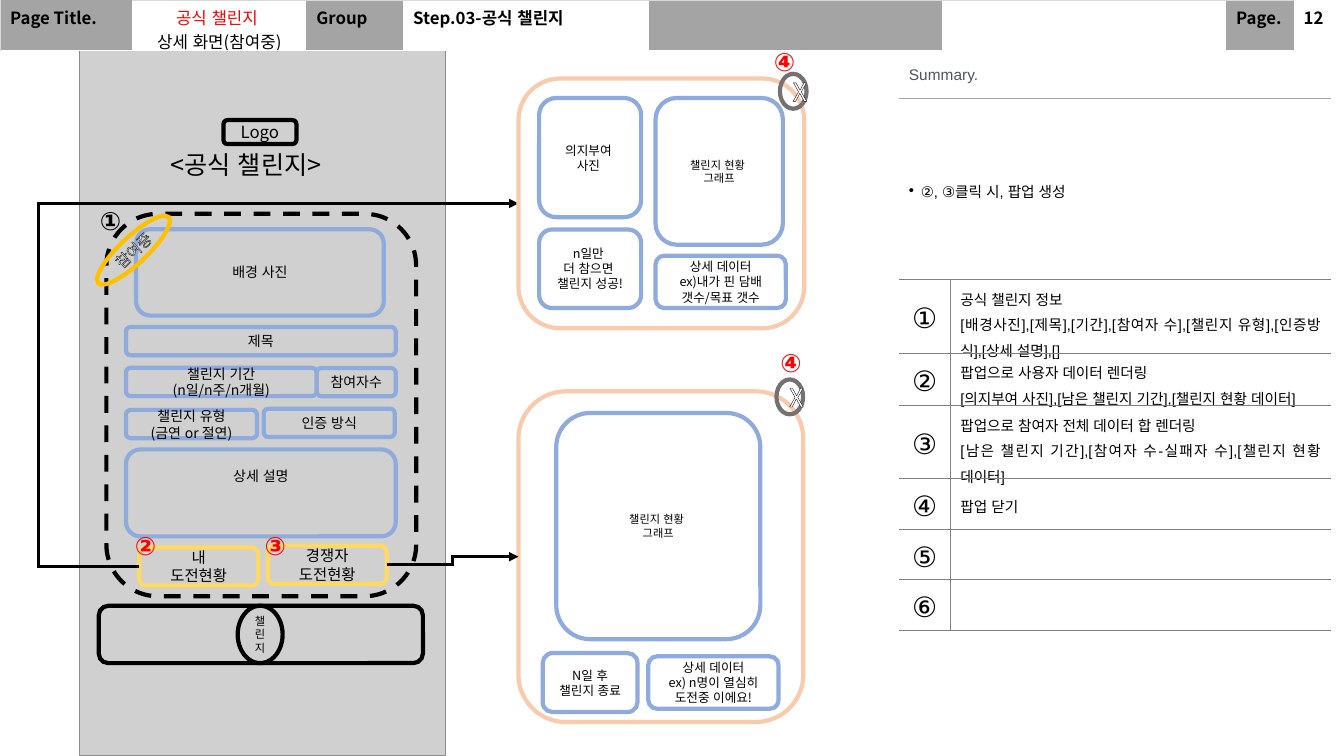
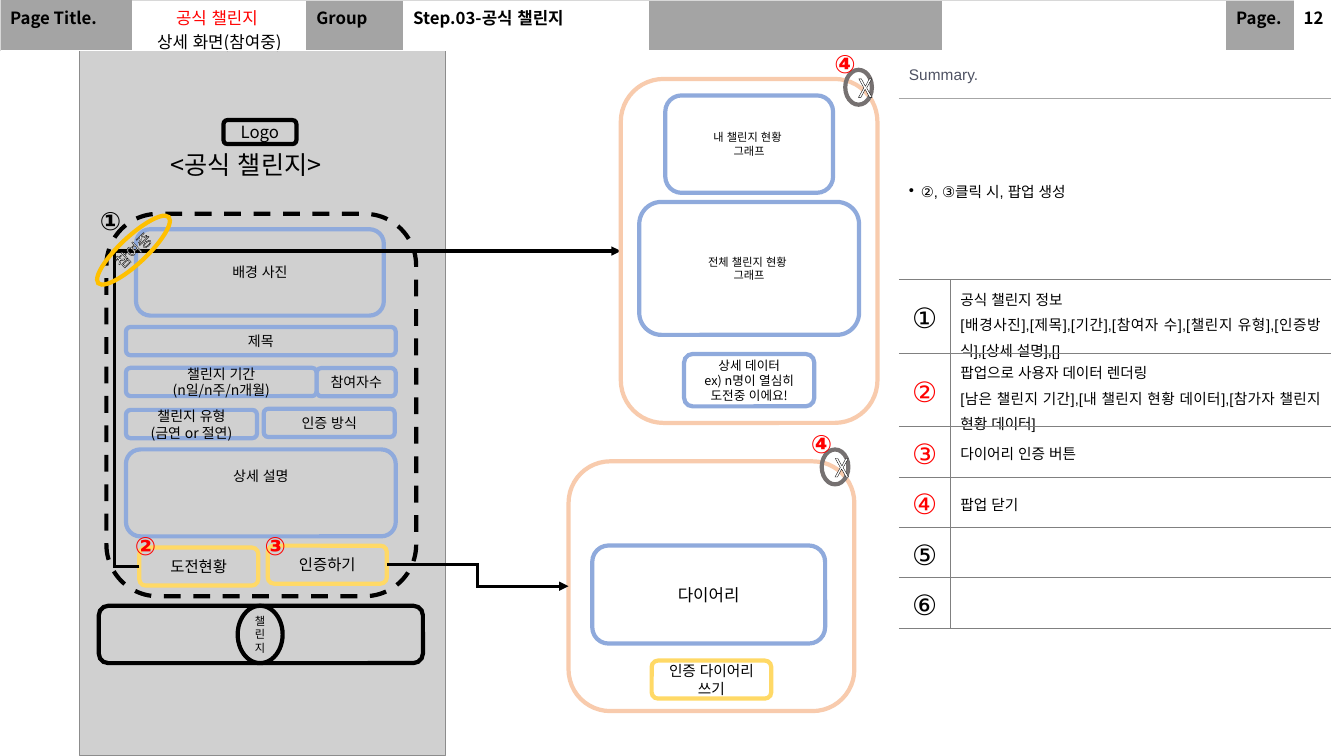
Before and after one commit to SeolMyeongJae/KSA-final-project, a slide deck: slide 14 of 06-최종산출물/UI 및 화면 설계.pptx. Drawn at 1344x756 pixels with LibreOffice and Linux fonts; fonts in the diff are those of the drawing; grey boxes stand for pictures. Boxes give left, top, right and bottom in pixels: in the first picture for what was removed or moved away, otherwise in the second. Text is boxed around its words. In the diff, an @@ line names an element or a change of style, - is before the commit and + after.

```diff
--- a/06-최종산출물/UI 및 화면 설계.pptx
+++ b/06-최종산출물/UI 및 화면 설계.pptx
@@ text "④": place and size @@
-text "④" at (774, 53, 795, 78)
+text "④" at (834, 55, 855, 80)
@@ table at (899, 52, 1331, 620) @@
-row 4, column 2: 팝업으로 사용자 데이터 렌더링 / [의지부여 사진],[남은 챌린지 기간],[챌린지 현황 데이터]
+row 4, column 2: 팝업으로 사용자 데이터 렌더링 / [남은 챌린지 기간],[내 챌린지 현황 데이터],[참가자 챌린지 현황 데이터]
-row 5, column 2: 팝업으로 참여자 전체 데이터 합 렌더링 / [남은 챌린지 기간],[참여자 수-실패자 수],[챌린지 현황 데이터]
+row 5, column 2: 다이어리 인증 버튼
@@ text colour #000000 to #FF0000 in "②", "③", "④" @@
@@ rounded rectangle: place and size @@
-rounded rectangle at (518, 391, 804, 722)
+rounded rectangle at (621, 79, 878, 422)
@@ ellipse "X": place and size @@
-ellipse "X" at (776, 379, 803, 414)
+ellipse "X" at (846, 70, 872, 105)
@@ rounded rectangle removed at (539, 98, 641, 217) @@
-의지부여
-사진
@@ rounded rectangle "내 챌린지 현황": place and size @@
-rounded rectangle "내 챌린지 현황" at (655, 98, 782, 245)
+rounded rectangle "내 챌린지 현황" at (665, 96, 834, 194)
@@ text in rounded rectangle at (713, 131, 782, 142): text changed @@
-챌린지 현황
+내 챌린지 현황
@@ rounded rectangle "전체 챌린지 현황": place and size @@
-rounded rectangle "전체 챌린지 현황" at (557, 413, 761, 639)
+rounded rectangle "전체 챌린지 현황" at (639, 202, 859, 335)
@@ rounded rectangle removed at (539, 230, 641, 309) @@
-n일만
-더 참으면
-챌린지 성공!
@@ elbow arrow moved from (139, 567) - (518, 204) to (139, 567) - (621, 251) @@
@@ rounded rectangle removed at (655, 256, 785, 309) @@
-상세 데이터
-ex)내가 핀 담배 갯수/목표 갯수
@@ text in rounded rectangle at (708, 256, 787, 267): text changed @@
-챌린지 현황
+전체 챌린지 현황
@@ rounded rectangle "상세 데이터": place and size @@
-rounded rectangle "상세 데이터" at (648, 656, 778, 709)
+rounded rectangle "상세 데이터" at (685, 354, 815, 406)
@@ text "④": place and size @@
-text "④" at (780, 354, 801, 378)
+text "④" at (811, 435, 832, 459)
@@ rounded rectangle: place and size @@
-rounded rectangle at (518, 79, 804, 329)
+rounded rectangle at (569, 462, 854, 712)
@@ ellipse "X": place and size @@
-ellipse "X" at (780, 74, 807, 109)
+ellipse "X" at (822, 450, 848, 485)
@@ text in rounded rectangle at (192, 548, 206, 565): paragraph removed @@
-내
@@ text in rounded rectangle at (299, 557, 356, 571): text changed @@
-경쟁자
-도전현황
+인증하기
@@ elbow arrow moved from (387, 565) - (518, 557) to (387, 565) - (569, 587) @@
@@ rounded rectangle added at (593, 545, 826, 643), outline #8FAADC 3 pt, 12 pt, text #000000 @@
+다이어리
@@ rounded rectangle removed at (542, 653, 637, 712) @@
-N일 후
-챌린지 종료
@@ rounded rectangle added at (651, 660, 771, 699), outline #FFD966 3 pt, 10.5 pt, text #000000 @@
+인증 다이어리 쓰기
```
Also in this commit, not shown: 5 other slides changed.
